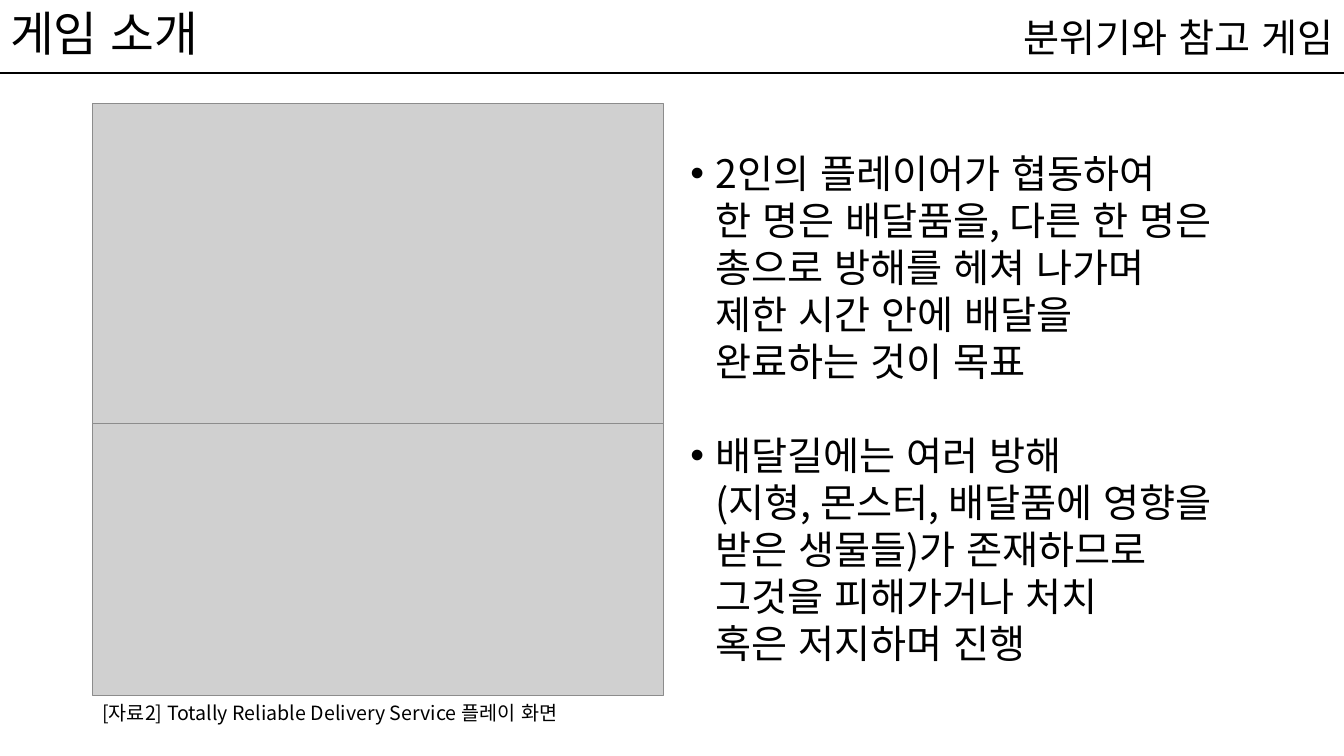
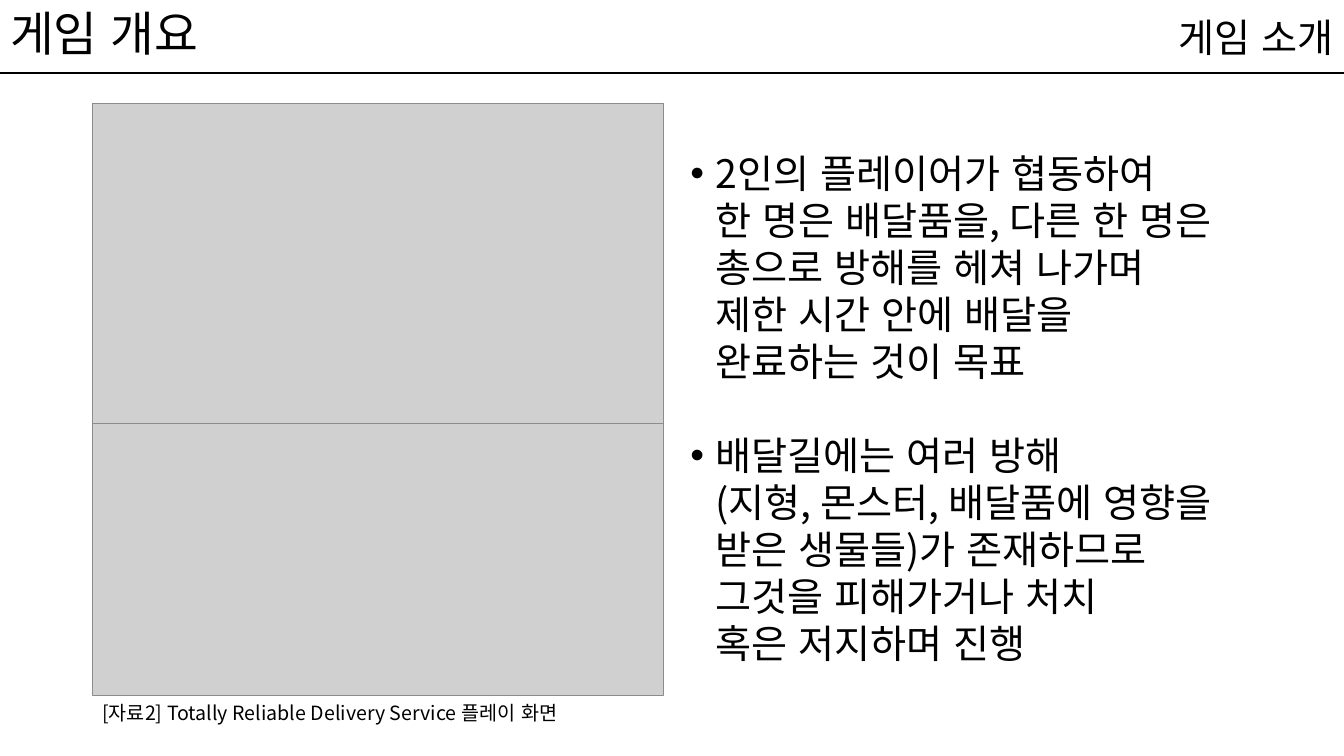
Before and after one commit to kwakyerin/2026_Graduation_Project, a slide deck: slide 5 of documents/HyunahKwon/design/designing/for_teammates/배트와 달트_기획서.pptx. Drawn at 1344x756 pixels with LibreOffice and Linux fonts; fonts in the diff are those of the drawing; grey boxes stand for pictures. Boxes give left, top, right and bottom in pixels: in the first picture for what was removed or moved away, otherwise in the second. Text is boxed around its words. In the diff, an @@ line names an element or a change of style, - is before the commit and + after.

```diff
--- a/documents/HyunahKwon/design/designing/for_teammates/배트와 달트_기획서.pptx
+++ b/documents/HyunahKwon/design/designing/for_teammates/배트와 달트_기획서.pptx
@@ title at (x1=10, y1=11, x2=199, y2=55): text changed @@
-게임 소개
+게임 개요
@@ text at (x1=1179, y1=19, x2=1334, y2=55): text changed @@
-분위기와 참고 게임
+게임 소개
```
Also in this commit, not shown: 34 other slides changed, 1 slide removed, 3 other files.
